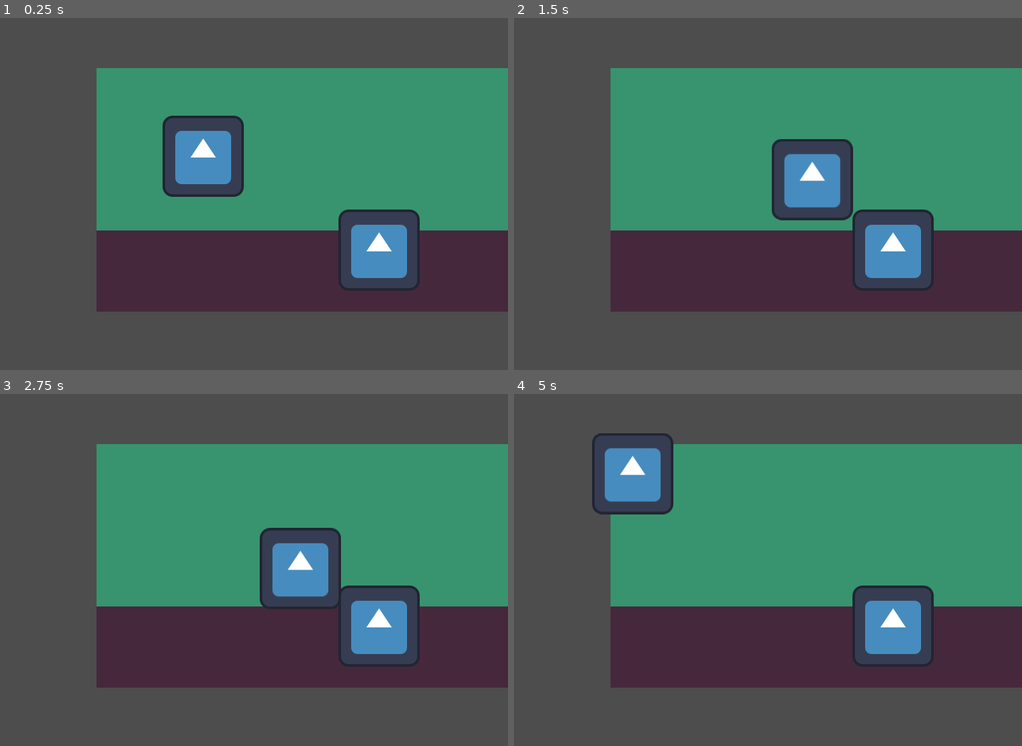
Above: before the commit, frames 1-4 (two rows, left to right).
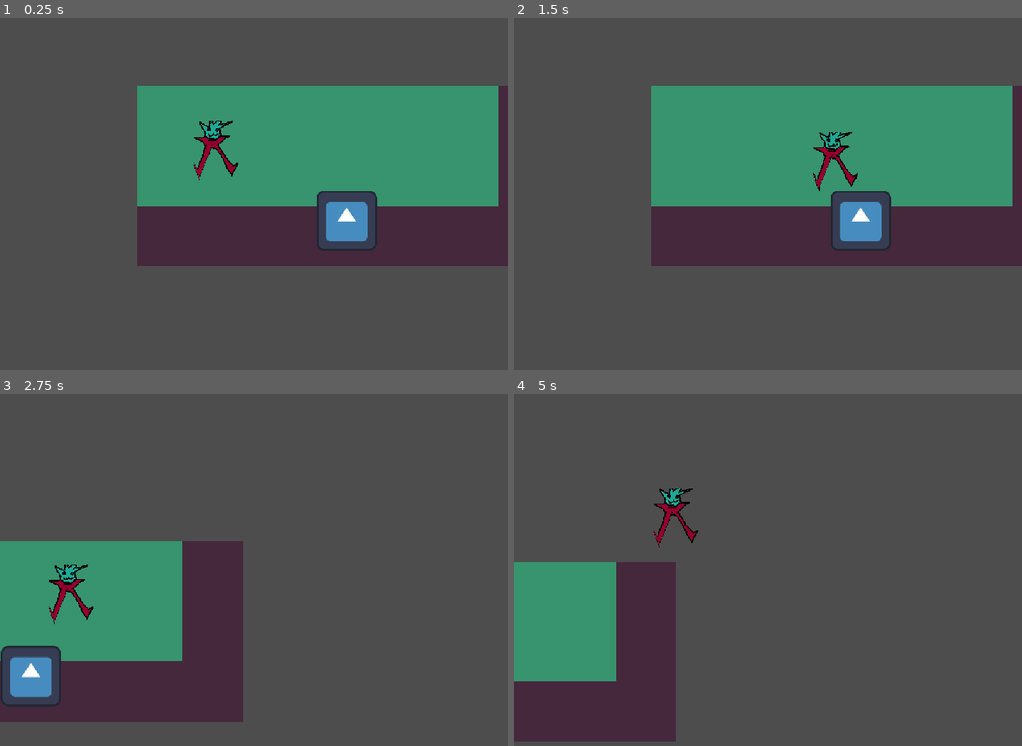
Above: after the commit, the same moments.

Repository: cannonheart/wgj2026
Game: Godot game, scene res://main.tscn
Same seed, same stepped clock (60 frames per second), same inputs: the game is played once before the commit and once after it. The project has no main scene, so this scene is started directly. The engine's default icon, where the game draws it, is replaced by a stand-in: a white triangle on a blue panel in a dark square.
Inputs (mouse positions are in pixels of both pictures, inside the frame that each line leads up to):
- Up to frame 1 (0.25 s): no input
- Up to frame 2 (1.5 s): tap Enter at 0.5 s; move the mouse to (879, 109) at 0.52 s; hold D (Right) 0.53-1.28 s; click (879, 109) at 0.67 s; move the mouse to (666, 162) at 1.27 s; hold S (Down) from 1.28 s (still down)
- Up to frame 3 (2.75 s): tap Space at 2 s; move the mouse to (304, 401) at 2.02 s; release S (Down) at 2.03 s; hold D (Right) from 2.03 s (still down)
- Up to frame 4 (5 s): move the mouse to (742, 615) at 2.77 s; release D (Right) at 2.78 s; hold W (Up) 2.78-3.53 s; click (742, 615) at 2.92 s; move the mouse to (920, 587) at 3.52 s; hold A (Left) from 3.53 s (still down); move the mouse to (615, 436) at 4.27 s

The runs differ from the first frame. In frame 1, 29% of the frame differs, in the area x 19-100%, y 14-84%; in frame 2, 28%; in frame 3, 58%; in frame 4, 63%, in the area x 0-100%, y 11-99%.
Error after the commit: Cannot call method 'instantiate' on a null value. (res://dialog_trigger.gd:10)

Commit message:
scene transitions and dialog triggers

Diff:
--- a/Prefabs/MusicManager.tscn
+++ b/Prefabs/MusicManager.tscn
@@ -6,3 +6,4 @@
 script = ExtResource("1_1i2s7")
 
 [node name="AudioStreamPlayer" type="AudioStreamPlayer" parent="." unique_id=1835290282]
+volume_db = -80.0
--- a/Prefabs/PlayerMovement.gd
+++ b/Prefabs/PlayerMovement.gd
@@ -2,31 +2,47 @@
 
 class_name PlayerMovement
 
-var walkSpeed = 200
-
+var walkSpeed = 300
+var moveEnabled = true;
 # Called when the node enters the scene tree for the first time.
 func _ready() -> void:
 	pass # Replace with function body.
 
 # Called every frame. 'delta' is the elapsed time since the previous frame.
 func _integrate_forces(state: PhysicsDirectBodyState2D) -> void:
-	var direction = Vector2.ZERO
-	#handle input
-	if(Input.is_action_pressed("Right")):
-		direction.x += 1
+	if(moveEnabled):
+		var direction = Vector2.ZERO
+		#handle input
+		if(Input.is_action_pressed("Right")):
+			direction.x += 1
+			pass
+		if(Input.is_action_pressed("Left")):
+			direction.x -= 1
+			pass
+		if(Input.is_action_pressed("Up")):
+			direction.y -= 1
+			pass
+		if(Input.is_action_pressed("Down")):
+			direction.y += 1
+			pass
+		linear_velocity = direction * walkSpeed
 		pass
-	if(Input.is_action_pressed("Left")):
-		direction.x -= 1
-		pass
-	if(Input.is_action_pressed("Up")):
-		direction.y -= 1
-		pass
-	if(Input.is_action_pressed("Down")):
-		direction.y += 1
-		pass
-	linear_velocity = direction * walkSpeed
+	else:
+		linear_velocity = Vector2.ZERO
+
+func ChangeScene(goPos: Vector2):
+	if (goPos != null):
+		moveEnabled = false
+		var tween = get_tree().create_tween()
+		tween.tween_property($".", "global_position", goPos, 3)
+		tween.tween_callback(FinishedSceneChange)
+
+func FinishedSceneChange():
+	moveEnabled = true
+
+func EnteredDialog():
+	moveEnabled = true
 	pass
-
 
 func _on_body_shape_entered(body_rid: RID, body: Node, body_shape_index: int, local_shape_index: int) -> void:
 	#check if we thing has dialog
--- a/Prefabs/music_manager.gd
+++ b/Prefabs/music_manager.gd
@@ -2,6 +2,12 @@
 
 @export var Songs = {"Overworld": preload("res://Audio/Music/wgj.mp3")}
 
-func SwitchMusic(songKey: String):
+func SwitchMusic(songKey: String, fadeTime: float = 1.0):
+	var tween = get_tree().create_tween()
+	tween.tween_property($AudioStreamPlayer, "volume_db", -80.0, fadeTime)
+	tween.tween_callback(StartNewTrack(songKey))
+
+func StartNewTrack(songKey: String):
 	$AudioStreamPlayer.stream = Songs[songKey]
-	$AudioStreamPlayer.play()
+	var tween = get_tree().create_tween()
+	tween.tween_property($AudioStreamPlayer, "volume_db", 0, 1.0)
--- a/Prefabs/player.tscn
+++ b/Prefabs/player.tscn
@@ -1,7 +1,7 @@
 [gd_scene format=3 uid="uid://3o58f78yrjue"]
 
 [ext_resource type="Script" uid="uid://c7rs6jau6sx16" path="res://Prefabs/PlayerMovement.gd" id="1_y6xdh"]
-[ext_resource type="Texture2D" uid="uid://cbo7dnxmtiavj" path="res://icon.svg" id="2_5wxv7"]
+[ext_resource type="Texture2D" uid="uid://py1psvm6v2li" path="res://Assets/placeholderplayer.png" id="2_5wxv7"]
 
 [sub_resource type="RectangleShape2D" id="RectangleShape2D_6ny05"]
 size = Vector2(120, 120)
@@ -11,6 +11,7 @@
 script = ExtResource("1_y6xdh")
 
 [node name="Sprite2D" type="Sprite2D" parent="." unique_id=1410928774]
+texture_filter = 1
 texture = ExtResource("2_5wxv7")
 
 [node name="CollisionShape2D" type="CollisionShape2D" parent="." unique_id=82019225]
--- a/Prefabs/worldmap.gd
+++ b/Prefabs/worldmap.gd
@@ -1,15 +1,5 @@
 extends Node2D
 
-func _ready() -> void:
-	ConnectTransitions.call_deferred()
-	pass
 
-func ConnectTransitions():
-	var transitions = get_tree().get_nodes_in_group("SceneTransitions")
-	for transition in transitions:
-		transition.connect("changeScene", OnChangeScene, 1)
-		pass
-	pass
-func OnChangeScene(nextScene: String):
-	print(nextScene)
-	pass
+func _on_dialog_trigger_body_entered(body: Node2D) -> void:
+	pass # Replace with function body.
--- /dev/null
+++ b/Scripts/scene_handler.gd
@@ -0,0 +1,17 @@
+extends Node
+
+@export var CameraFollow:Node2D
+
+func _ready() -> void:
+	ConnectTransitions.call_deferred()
+	pass
+
+func ConnectTransitions():
+	var transitions = get_tree().get_nodes_in_group("SceneTransitions")
+	for transition in transitions:
+		transition.connect("changeScene", OnChangeScene, 1)
+		pass
+	pass
+func OnChangeScene(nextScene: Node2D):
+	CameraFollow.global_position = nextScene.global_position
+	pass
--- a/Scripts/scene_transition_zone.gd
+++ b/Scripts/scene_transition_zone.gd
@@ -1,13 +1,20 @@
 extends Area2D
 
 class_name scenetransition
+var used = false
 
-@export var gotoSceneName: String
-var gotoScene
+@export var gotoSceneCamPos: Node2D
+@export var gotoPlayerPos: Node2D
+
+@export var colliders: Array[CollisionShape2D]
 
 signal changeScene(sceneName: String)
 
 func _on_body_entered(body: Node2D) -> void:
-	if(body is PlayerMovement):
-		changeScene.emit(gotoSceneName)
+	if(!used && body is PlayerMovement):
+		changeScene.emit(gotoSceneCamPos)
+		body.ChangeScene(gotoPlayerPos.global_position)
+		used = true
+		for collider in colliders:
+			collider.set_deferred("disabled", false)
 		pass
--- /dev/null
+++ b/dialog_trigger.gd
@@ -0,0 +1,16 @@
+extends Area2D
+
+@export var scene: PackedScene
+var PlayerMovementRef
+
+func _on_body_entered(body: Node2D) -> void:
+	if(body is PlayerMovement):
+		PlayerMovementRef = body
+		body.EnteredDialog()
+		var instance = scene.instantiate()
+		get_tree().get_root().add_child(instance)
+		#connnect to signal
+
+func dialogOver():
+	PlayerMovementRef.ChangeSceneOver()
+	pass
--- a/main.tscn
+++ b/main.tscn
@@ -4,13 +4,24 @@
 [ext_resource type="PackedScene" uid="uid://c3tafkjopark8" path="res://Prefabs/overworld.tscn" id="1_h2yge"]
 [ext_resource type="Texture2D" uid="uid://cbo7dnxmtiavj" path="res://icon.svg" id="2_h2yge"]
 [ext_resource type="PackedScene" uid="uid://dmk35xlgernrr" path="res://Prefabs/scene_transition.tscn" id="4_1bvp3"]
+[ext_resource type="Script" uid="uid://diowbmlp4705q" path="res://Scripts/scene_handler.gd" id="5_lquwl"]
+[ext_resource type="Script" uid="uid://c5u2a0yqydl36" path="res://dialog_trigger.gd" id="6_7mycd"]
 
 [sub_resource type="RectangleShape2D" id="RectangleShape2D_6ny05"]
 size = Vector2(128, 132)
 
+[sub_resource type="RectangleShape2D" id="RectangleShape2D_67wck"]
+size = Vector2(20, 718)
+
+[sub_resource type="RectangleShape2D" id="RectangleShape2D_hp7gq"]
+
 [node name="main" type="Node2D" unique_id=249781576]
 
-[node name="Camera2D" type="Camera2D" parent="." unique_id=788334266]
+[node name="Camera" type="Node2D" parent="." unique_id=59246726]
+
+[node name="Camera2D" type="Camera2D" parent="Camera" unique_id=788334266]
+position_smoothing_enabled = true
+position_smoothing_speed = 3.0
 
 [node name="Overworld" parent="." unique_id=336602550 instance=ExtResource("1_h2yge")]
 z_index = -1
@@ -33,6 +44,33 @@
 [node name="Sprite2D" type="Sprite2D" parent="Overworld/RigidBody2D" unique_id=1832215284]
 texture = ExtResource("2_h2yge")
 
-[node name="SceneTransition" parent="." unique_id=1205099236 instance=ExtResource("4_1bvp3")]
+[node name="SceneTransition" parent="." unique_id=1205099236 node_paths=PackedStringArray("gotoSceneCamPos", "gotoPlayerPos", "colliders") instance=ExtResource("4_1bvp3")]
 position = Vector2(264, 32)
-gotoSceneName = "hihihaha"
+gotoSceneCamPos = NodePath("../Node2D")
+gotoPlayerPos = NodePath("../Node2D/Node2D")
+colliders = [NodePath("../StaticBody2D/CollisionShape2D")]
+
+[node name="SceneHandler" type="Node" parent="." unique_id=1091973570 node_paths=PackedStringArray("CameraFollow")]
+script = ExtResource("5_lquwl")
+CameraFollow = NodePath("../Camera")
+
+[node name="Node2D" type="Node2D" parent="." unique_id=1283058904]
+position = Vector2(843.1073, -212.13458)
+
+[node name="Node2D" type="Node2D" parent="Node2D" unique_id=88941078]
+position = Vector2(-157.1073, -9.8654175)
+
+[node name="StaticBody2D" type="StaticBody2D" parent="." unique_id=332849199]
+position = Vector2(573, -212)
+
+[node name="CollisionShape2D" type="CollisionShape2D" parent="StaticBody2D" unique_id=1961213361]
+shape = SubResource("RectangleShape2D_67wck")
+disabled = true
+
+[node name="DialogTrigger" type="Area2D" parent="." unique_id=1305908253]
+script = ExtResource("6_7mycd")
+
+[node name="CollisionShape2D" type="CollisionShape2D" parent="DialogTrigger" unique_id=188999241]
+shape = SubResource("RectangleShape2D_hp7gq")
+
+[connection signal="body_entered" from="DialogTrigger" to="DialogTrigger" method="_on_body_entered"]
--- a/project.godot
+++ b/project.godot
@@ -20,8 +20,8 @@
 
 [display]
 
-window/size/viewport_width=800
-window/size/viewport_height=800
+window/size/viewport_width=1080
+window/size/viewport_height=1080
 window/stretch/mode="canvas_items"
 window/stretch/aspect="expand"
 
Binary file added: Assets/placeholderplayer.png
Not shown, added: Assets/placeholderplayer.png.import
Not shown, changed: Audio/Music/wgj.mp3.import
Not shown, added: Scripts/scene_handler.gd.uid
Not shown, added: dialog_trigger.gd.uid
